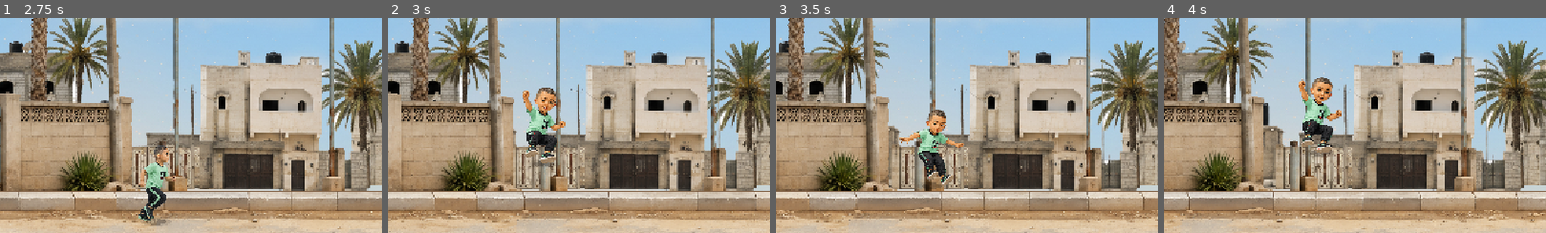
Above: before the commit, frames 1-4 (left to right).
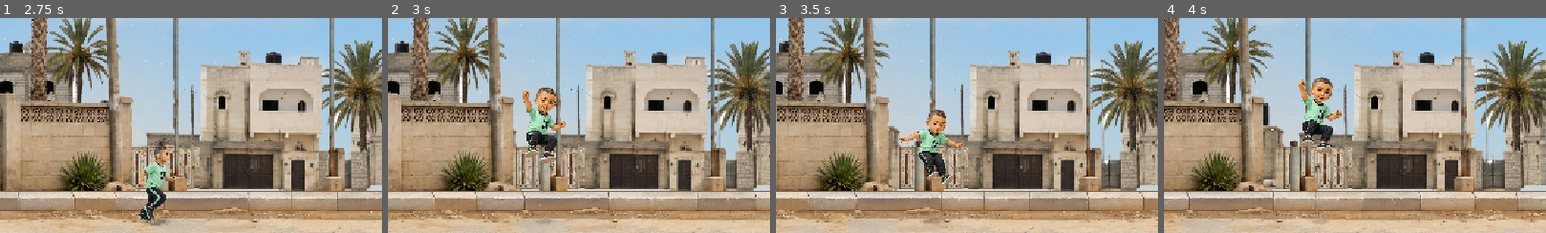
Above: after the commit, the same moments.

Repository: HamzaJwan/Ali-s-Runner
Game: Godot game, scene res://scenes/Main.tscn
Two runs of this game, one before a commit and one after it. Both use one fixed random seed, a clock stepped at 60 frames per second and the inputs below.
Inputs (mouse positions are % of the whole screen's width and height, from its top left):
- Up to frame 1 (2.75 s): click "ابدأ اللعب" at 0.5 s; click "التالي" at 1.25 s; click "تخطي" at 2 s
- Up to frame 2 (3 s): tap Enter (ui_accept) at 2.75 s; move the mouse to (72, 45) at 2.77 s; click (72, 45) at 2.92 s
- Up to frame 3 (3.5 s): tap Enter (ui_accept) at 3.02 s
- Up to frame 4 (4 s): move the mouse to (30, 55) at 3.52 s; click (30, 55) at 3.67 s; tap Enter (ui_accept) at 3.77 s
The pictures show only the part of the screen within x 0-50%, y 30-80%; the shares and areas given below are measured in that part.

Frame 1 is identical in both runs. In frame 2, 0.1% of the frame differs, in the area x 38-44%, y 66-96%; in frame 3, 0.2%, in the area x 38-44%, y 76-96%; in frame 4, 0.2%.

Commit message:
autopilot: keep ali shadow grounded during jump
The ground shadow was a child of Player (the CharacterBody2D), at a
fixed local offset that was only correct while grounded - since
Player.global_position.y actually rises/falls during a jump, the
shadow rode along with it. Fix: recompute the shadow's local Y every
physics tick as ROAD_SURFACE_Y - global_position.y, so its global
position is always pinned to the road regardless of how high Ali has
risen. Added a subtle airborne shrink/fade (scale 1.0->0.7, alpha
1.0->0.4) driven by this project's real jump-apex math
(JUMP_VELOCITY^2/(2*GRAVITY)), not a guess.

Co-Authored-By: Claude Sonnet 4.6 <noreply@anthropic.com>

Diff:
--- a/scripts/player.gd
+++ b/scripts/player.gd
@@ -20,6 +20,27 @@
 const DUST_COLOR := Color(0.82, 0.74, 0.6, 0.5)
 const IMPACT_DUST_COLOR := Color(0.78, 0.7, 0.58, 0.6)
 
+# Shadow ground-projection (v1.37-HOTFIX). _ground_shadow/_soft_shadow are
+# children of this CharacterBody2D, so their *local* Y must be recomputed
+# every physics frame to cancel out however far the body has actually
+# risen - otherwise a fixed local offset (the previous behavior) rises and
+# falls with Ali's own jump arc, which read as the shadow "jumping with
+# him." ROAD_SURFACE_Y/PLAYER_COLLISION_HALF_HEIGHT mirror the same
+# immutable values main.gd already defines (32x48 collision, road Y 510) -
+# duplicated here, not imported, matching this project's existing
+# per-script constant convention (see obstacle_spawner.gd's own
+# ROAD_SURFACE_Y for the same pattern).
+const ROAD_SURFACE_Y := 510.0
+const PLAYER_COLLISION_HALF_HEIGHT := 24.0
+const GROUNDED_BODY_Y := ROAD_SURFACE_Y - PLAYER_COLLISION_HALF_HEIGHT
+# Real jump-apex rise for this project's actual gravity/jump velocity
+# (JUMP_VELOCITY^2 / (2*GRAVITY) ~= 92.19px), used only to scale how far
+# "airborne" the shadow's shrink/fade should read - never used for any
+# gameplay/physics decision.
+const MAX_AIR_RISE := JUMP_VELOCITY * JUMP_VELOCITY / (2.0 * GRAVITY)
+const SHADOW_AIRBORNE_MIN_SCALE := 0.7
+const SHADOW_AIRBORNE_MIN_ALPHA_FACTOR := 0.4
+
 @onready var ali_sprite = $AliSprite
 @onready var placeholder_shape: Polygon2D = $Polygon2D
 
@@ -29,6 +50,7 @@
 var _land_pose_remaining := 0.0
 var _jump_buffer_remaining := 0.0
 var _ground_shadow: Polygon2D
+var _soft_shadow: Polygon2D
 var _run_dust: CPUParticles2D
 var _impact_dust: CPUParticles2D
 var _last_run_contact_frame := -1
@@ -42,13 +64,13 @@
 func _setup_ground_polish() -> void:
 	var feet_y: float = ali_sprite.FEET_Y
 
-	var soft_shadow := Polygon2D.new()
-	soft_shadow.polygon = _build_oval_polygon(SHADOW_SOFT_RADIUS)
-	soft_shadow.color = SHADOW_SOFT_COLOR
-	soft_shadow.position = Vector2(0, feet_y)
-	soft_shadow.z_as_relative = true
-	soft_shadow.z_index = -5
-	add_child(soft_shadow)
+	_soft_shadow = Polygon2D.new()
+	_soft_shadow.polygon = _build_oval_polygon(SHADOW_SOFT_RADIUS)
+	_soft_shadow.color = SHADOW_SOFT_COLOR
+	_soft_shadow.position = Vector2(0, feet_y)
+	_soft_shadow.z_as_relative = true
+	_soft_shadow.z_index = -5
+	add_child(_soft_shadow)
 
 	_ground_shadow = Polygon2D.new()
 	_ground_shadow.polygon = _build_oval_polygon(SHADOW_RADIUS)
@@ -99,6 +121,28 @@
 	return points
 
 
+## Keeps both shadow polygons visually pinned to ROAD_SURFACE_Y regardless
+## of how far this body has actually risen during a jump/fall, and gives
+## them a subtle shrink/fade while airborne. The shadows are children of
+## this CharacterBody2D, so their *local* Y is recomputed every frame to
+## exactly cancel out global_position.y - this is the fix itself; nothing
+## here reads from or writes to ali_sprite's own pose offsets, so it can
+## never be affected by run-frame bob, ali_land calibration, or any other
+## visual-pose system.
+func _update_ground_shadow() -> void:
+	if _ground_shadow == null or _soft_shadow == null:
+		return
+	var air_height := maxf(0.0, GROUNDED_BODY_Y - global_position.y)
+	var air_fraction := clampf(air_height / MAX_AIR_RISE, 0.0, 1.0)
+	var shadow_scale := lerpf(1.0, SHADOW_AIRBORNE_MIN_SCALE, air_fraction)
+	var alpha_factor := lerpf(1.0, SHADOW_AIRBORNE_MIN_ALPHA_FACTOR, air_fraction)
+	var ground_local_y := ROAD_SURFACE_Y - global_position.y
+	for shadow in [_soft_shadow, _ground_shadow]:
+		shadow.position.y = ground_local_y
+		shadow.scale = Vector2(shadow_scale, shadow_scale)
+		shadow.modulate.a = alpha_factor
+
+
 func _play_impact_dust() -> void:
 	if _impact_dust == null:
 		return
@@ -138,6 +182,7 @@
 		_play_impact_dust()
 
 	move_and_slide()
+	_update_ground_shadow()
 	_update_visual_pose(delta)
 
 
Not shown, changed: docs/AUTOPILOT_PROGRESS.md
